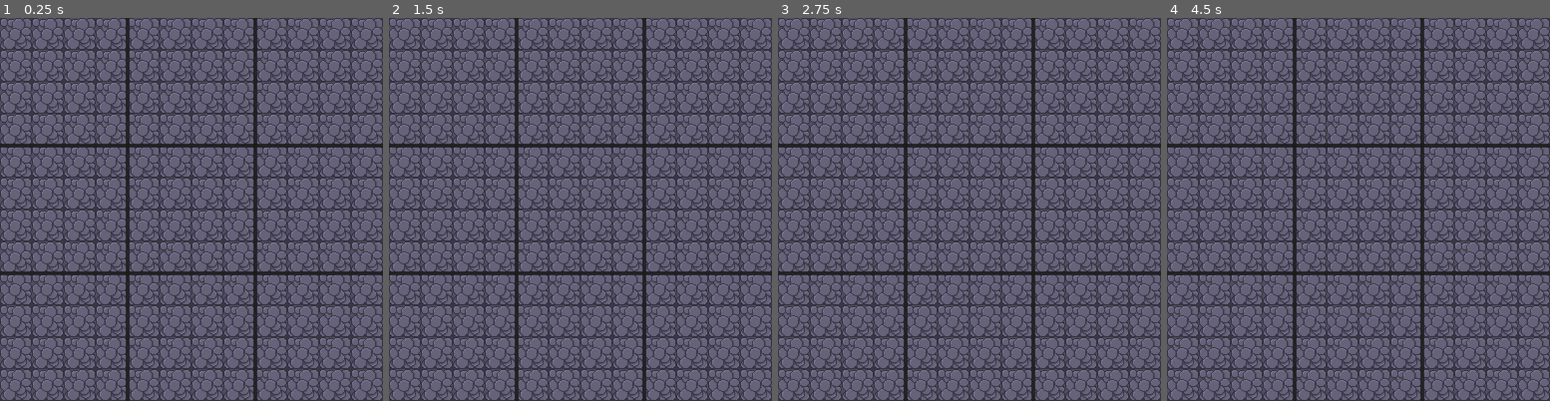
Above: before the commit, frames 1-4 (left to right).
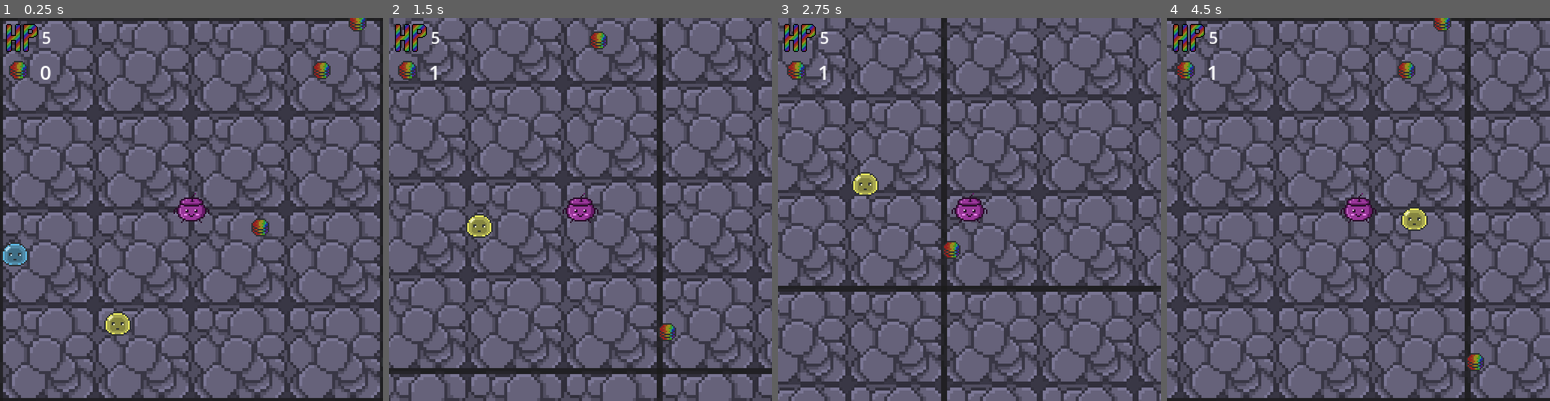
Above: after the commit, the same moments.

Repository: gilbertoknd/AI_For_Games
Game: Godot game, scene res://Scenes/mapa_1.tscn
Two runs of this game, one before a commit and one after it. Both use one fixed random seed, a clock stepped at 60 frames per second and the inputs below.
Inputs:
- Up to frame 1 (0.25 s): no input
- Up to frame 2 (1.5 s): hold Right (ui_right) 0.53-1.28 s; hold Down (ui_down) from 1.28 s (still down)
- Up to frame 3 (2.75 s): release Down (ui_down) at 2.03 s; hold Right (ui_right) from 2.03 s (still down)
- Up to frame 4 (4.5 s): release Right (ui_right) at 2.78 s; hold Up (ui_up) 2.78-3.53 s; hold Left (ui_left) from 3.53 s (still down)

The runs differ from the first frame. In frame 1, 63% of the frame differs, in the area x 0-100%, y 0-100%; in frame 2, 66%; in frame 3, 68%; in frame 4, 65%.

Commit message:
Jogabilidade okay
adicionando funcionalidade ao inimigo, interface de vida e itens para coletar

Diff:
--- /dev/null
+++ b/Atividade_I/Scenes/enemy.tscn
@@ -0,0 +1,37 @@
+[gd_scene load_steps=6 format=3 uid="uid://dov7ywfa22odu"]
+
+[ext_resource type="Script" uid="uid://bj0p5e0ymjchh" path="res://Scripts/enemy.gd" id="1_hghv2"]
+
+[sub_resource type="ImageTexture" id="ImageTexture_hghv2"]
+
+[sub_resource type="CircleShape2D" id="CircleShape2D_802xl"]
+
+[sub_resource type="CircleShape2D" id="CircleShape2D_skjeu"]
+
+[sub_resource type="RectangleShape2D" id="RectangleShape2D_hghv2"]
+size = Vector2(192, 192)
+
+[node name="Inimigo" type="CharacterBody2D" groups=["enemy"]]
+collision_layer = 2
+collision_mask = 2
+script = ExtResource("1_hghv2")
+
+[node name="Sprite2D" type="Sprite2D" parent="."]
+texture = SubResource("ImageTexture_hghv2")
+
+[node name="BodyCollision" type="CollisionShape2D" parent="."]
+shape = SubResource("CircleShape2D_802xl")
+
+[node name="Hit_Area2D" type="Area2D" parent="."]
+
+[node name="HitCollisionShape2D" type="CollisionShape2D" parent="Hit_Area2D"]
+shape = SubResource("CircleShape2D_skjeu")
+
+[node name="CampoDeVisao_Area2D" type="Area2D" parent="."]
+
+[node name="VisaoCollisionShape2D" type="CollisionShape2D" parent="CampoDeVisao_Area2D"]
+shape = SubResource("RectangleShape2D_hghv2")
+
+[connection signal="body_entered" from="Hit_Area2D" to="." method="_on_hit_area_2d_body_entered"]
+[connection signal="body_entered" from="CampoDeVisao_Area2D" to="." method="_on_campo_de_visao_area_2d_body_entered"]
+[connection signal="body_exited" from="CampoDeVisao_Area2D" to="." method="_on_campo_de_visao_area_2d_body_exited"]
--- /dev/null
+++ b/Atividade_I/Scenes/interface.tscn
@@ -0,0 +1,46 @@
+[gd_scene load_steps=4 format=3 uid="uid://bqe6saqks3cdy"]
+
+[ext_resource type="Script" uid="uid://bwcoc5cqrbse3" path="res://Scripts/interface.gd" id="1_j00uw"]
+[ext_resource type="Texture2D" uid="uid://bdqv320xrche8" path="res://Sprites/HP_Icon.png" id="2_wpqjx"]
+[ext_resource type="Texture2D" uid="uid://kkg86c8jam0b" path="res://Sprites/PrismaticCoin.png" id="3_x2tka"]
+
+[node name="Interface" type="CanvasLayer"]
+scale = Vector2(2, 2)
+transform = Transform2D(2, 0, 0, 2, 0, 0)
+script = ExtResource("1_j00uw")
+
+[node name="UI_VBoxContainer" type="VBoxContainer" parent="."]
+offset_left = 6.0
+offset_top = 4.0
+offset_right = 46.0
+offset_bottom = 63.0
+theme_override_constants/separation = 4
+
+[node name="HP_HBoxContainer" type="HBoxContainer" parent="UI_VBoxContainer"]
+layout_mode = 2
+
+[node name="HP_TextureRect" type="TextureRect" parent="UI_VBoxContainer/HP_HBoxContainer"]
+texture_filter = 1
+layout_mode = 2
+texture = ExtResource("2_wpqjx")
+stretch_mode = 2
+
+[node name="HP_Label" type="Label" parent="UI_VBoxContainer/HP_HBoxContainer"]
+texture_filter = 1
+layout_mode = 2
+
+[node name="Coins_HBoxContainer" type="HBoxContainer" parent="UI_VBoxContainer"]
+texture_filter = 1
+layout_mode = 2
+
+[node name="Coins_TextureRect" type="TextureRect" parent="UI_VBoxContainer/Coins_HBoxContainer"]
+texture_filter = 1
+layout_mode = 2
+size_flags_horizontal = 3
+texture = ExtResource("3_x2tka")
+stretch_mode = 4
+
+[node name="Coins_Label" type="Label" parent="UI_VBoxContainer/Coins_HBoxContainer"]
+texture_filter = 1
+layout_mode = 2
+theme_override_font_sizes/font_size = 20
--- /dev/null
+++ b/Atividade_I/Scenes/item.tscn
@@ -0,0 +1,19 @@
+[gd_scene load_steps=4 format=3 uid="uid://busxbhat320pm"]
+
+[ext_resource type="Script" uid="uid://dtos50jyb80xu" path="res://Scripts/item.gd" id="1_76mu4"]
+[ext_resource type="Texture2D" uid="uid://kkg86c8jam0b" path="res://Sprites/PrismaticCoin.png" id="1_ys0gr"]
+
+[sub_resource type="CircleShape2D" id="CircleShape2D_o0n4i"]
+radius = 5.0
+
+[node name="Item" type="Area2D" groups=["item"]]
+texture_filter = 1
+script = ExtResource("1_76mu4")
+
+[node name="Item_CollisionShape2D" type="CollisionShape2D" parent="."]
+shape = SubResource("CircleShape2D_o0n4i")
+
+[node name="Sprite2D" type="Sprite2D" parent="."]
+texture = ExtResource("1_ys0gr")
+
+[connection signal="body_entered" from="." to="." method="_on_body_entered"]
--- a/Atividade_I/Scenes/mapa_1.tscn
+++ b/Atividade_I/Scenes/mapa_1.tscn
@@ -1,8 +1,10 @@
-[gd_scene load_steps=11 format=4 uid="uid://c82fs62n5me8i"]
+[gd_scene load_steps=10 format=4 uid="uid://c82fs62n5me8i"]
 
 [ext_resource type="Texture2D" uid="uid://cjxg4gfwp3gw5" path="res://Sprites/PedraChao.png" id="1_g68pe"]
-[ext_resource type="Script" uid="uid://dx6627ts0sjhm" path="res://Scripts/player.gd" id="2_o0n4i"]
-[ext_resource type="Script" uid="uid://bj0p5e0ymjchh" path="res://Scripts/inimigo.gd" id="3_pru3k"]
+[ext_resource type="PackedScene" uid="uid://crvtbbw68d26e" path="res://Scenes/player.tscn" id="2_pru3k"]
+[ext_resource type="PackedScene" uid="uid://dov7ywfa22odu" path="res://Scenes/enemy.tscn" id="3_cckvs"]
+[ext_resource type="PackedScene" uid="uid://bqe6saqks3cdy" path="res://Scenes/interface.tscn" id="5_802xl"]
+[ext_resource type="Script" uid="uid://cj252kfrgid1h" path="res://Scripts/spawnner.gd" id="6_skjeu"]
 
 [sub_resource type="TileSetAtlasSource" id="TileSetAtlasSource_o0n4i"]
 texture = ExtResource("1_g68pe")
@@ -13,32 +15,41 @@
 tile_size = Vector2i(32, 32)
 sources/0 = SubResource("TileSetAtlasSource_o0n4i")
 
-[sub_resource type="CircleShape2D" id="CircleShape2D_pru3k"]
+[sub_resource type="RectangleShape2D" id="RectangleShape2D_cckvs"]
+size = Vector2(2, 768)
 
-[sub_resource type="CircleShape2D" id="CircleShape2D_cckvs"]
-
-[sub_resource type="CircleShape2D" id="CircleShape2D_802xl"]
-
-[sub_resource type="CircleShape2D" id="CircleShape2D_skjeu"]
-
-[sub_resource type="CircleShape2D" id="CircleShape2D_o0n4i"]
+[sub_resource type="RectangleShape2D" id="RectangleShape2D_802xl"]
+size = Vector2(768, 2)
 
 [node name="Mapa_1" type="Node2D"]
 texture_filter = 1
 
 [node name="TileMapLayer" type="TileMapLayer" parent="."]
+z_index = -2
 scale = Vector2(2, 2)
 tile_map_data = PackedByteArray("AAAAAAAAAAAAAAAAAAAAAAEAAAAAAAAAAAAAAAIAAAAAAAAAAAABAAAAAAAAAAAAAAABAAEAAAAAAAAAAAABAA …(2224 unchanged characters)…
 tile_set = SubResource("TileSet_q5pck")
 
-[node name="Divisoes" type="CanvasLayer" parent="."]
+[node name="Player" parent="." instance=ExtResource("2_pru3k")]
+position = Vector2(384, 384)
+
+[node name="Enemy" parent="." instance=ExtResource("3_cckvs")]
+position = Vector2(128, 364)
+
+[node name="Divisoes" type="Control" parent="."]
+z_index = -1
+layout_mode = 3
+anchors_preset = 0
+metadata/_edit_lock_ = true
 
 [node name="Linha1" type="ColorRect" parent="Divisoes"]
 self_modulate = Color(1, 1, 1, 0.784314)
-custom_minimum_size = Vector2(768, 8)
-offset_top = 252.0
+z_index = -1
+custom_minimum_size = Vector2(768, 4)
+layout_mode = 0
+offset_top = 254.0
 offset_right = 768.0
-offset_bottom = 260.0
+offset_bottom = 258.0
 pivot_offset = Vector2(0, 4)
 color = Color(0.103744, 0.103744, 0.103744, 1)
 metadata/_edit_group_ = true
@@ -46,66 +57,79 @@
 
 [node name="Linha2" type="ColorRect" parent="Divisoes"]
 self_modulate = Color(1, 1, 1, 0.784314)
-custom_minimum_size = Vector2(768, 8)
-offset_top = 508.0
+z_index = -1
+custom_minimum_size = Vector2(768, 4)
+layout_mode = 0
+offset_top = 510.0
 offset_right = 768.0
-offset_bottom = 516.0
+offset_bottom = 514.0
 pivot_offset = Vector2(0, 4)
 color = Color(0.103744, 0.103744, 0.103744, 1)
 metadata/_edit_group_ = true
 metadata/_edit_lock_ = true
 
-[node name="Coluna3" type="ColorRect" parent="Divisoes"]
+[node name="Coluna1" type="ColorRect" parent="Divisoes"]
 self_modulate = Color(1, 1, 1, 0.784314)
-custom_minimum_size = Vector2(8, 768)
-offset_left = 252.0
-offset_right = 260.0
+z_index = -1
+custom_minimum_size = Vector2(4, 768)
+layout_mode = 0
+offset_left = 254.0
+offset_right = 258.0
 offset_bottom = 768.0
 pivot_offset = Vector2(4, 0)
 color = Color(0.103744, 0.103744, 0.103744, 1)
 metadata/_edit_group_ = true
 metadata/_edit_lock_ = true
 
-[node name="Coluna4" type="ColorRect" parent="Divisoes"]
+[node name="Coluna2" type="ColorRect" parent="Divisoes"]
 self_modulate = Color(1, 1, 1, 0.784314)
-custom_minimum_size = Vector2(8, 768)
-offset_left = 508.0
-offset_right = 516.0
+z_index = -1
+custom_minimum_size = Vector2(4, 768)
+layout_mode = 0
+offset_left = 510.0
+offset_right = 514.0
 offset_bottom = 768.0
 pivot_offset = Vector2(4, 0)
 color = Color(0.103744, 0.103744, 0.103744, 1)
 metadata/_edit_group_ = true
 metadata/_edit_lock_ = true
 
-[node name="Player" type="CharacterBody2D" parent="."]
-script = ExtResource("2_o0n4i")
+[node name="Bordas" type="Node2D" parent="."]
+metadata/_edit_lock_ = true
 
-[node name="Player_Sprite2D" type="Sprite2D" parent="Player"]
+[node name="BordaEsquerda" type="StaticBody2D" parent="Bordas"]
+metadata/_edit_lock_ = true
+metadata/_edit_group_ = true
 
-[node name="Player_BodyCollisionShape2D" type="CollisionShape2D" parent="Player"]
-shape = SubResource("CircleShape2D_pru3k")
+[node name="CollisionShape2D" type="CollisionShape2D" parent="Bordas/BordaEsquerda"]
+position = Vector2(0, 384)
+shape = SubResource("RectangleShape2D_cckvs")
 
-[node name="Player_Area2D" type="Area2D" parent="Player"]
+[node name="BordaDireita" type="StaticBody2D" parent="Bordas"]
+metadata/_edit_lock_ = true
+metadata/_edit_group_ = true
 
-[node name="Player_AreaCollisionShape2D" type="CollisionShape2D" parent="Player/Player_Area2D"]
-shape = SubResource("CircleShape2D_cckvs")
+[node name="CollisionShape2D" type="CollisionShape2D" parent="Bordas/BordaDireita"]
+position = Vector2(768, 384)
+shape = SubResource("RectangleShape2D_cckvs")
 
-[node name="Inimigo" type="CharacterBody2D" parent="."]
-script = ExtResource("3_pru3k")
+[node name="BordaCima" type="StaticBody2D" parent="Bordas"]
+metadata/_edit_lock_ = true
+metadata/_edit_group_ = true
 
-[node name="Inimigo_Sprite2D" type="Sprite2D" parent="Inimigo"]
+[node name="CollisionShape2D" type="CollisionShape2D" parent="Bordas/BordaCima"]
+position = Vector2(384, 0)
+shape = SubResource("RectangleShape2D_802xl")
 
-[node name="Inimigo_BodyCollisionShape2D" type="CollisionShape2D" parent="Inimigo"]
-shape = SubResource("CircleShape2D_802xl")
+[node name="BordaBaixo" type="StaticBody2D" parent="Bordas"]
+metadata/_edit_lock_ = true
+metadata/_edit_group_ = true
 
-[node name="Inimigo_Area2D" type="Area2D" parent="Inimigo"]
+[node name="CollisionShape2D" type="CollisionShape2D" parent="Bordas/BordaBaixo"]
+position = Vector2(384, 768)
+shape = SubResource("RectangleShape2D_802xl")
 
-[node name="Inimigo_CollisionShape2D" type="CollisionShape2D" parent="Inimigo/Inimigo_Area2D"]
-shape = SubResource("CircleShape2D_skjeu")
+[node name="Interface" parent="." instance=ExtResource("5_802xl")]
 
-[node name="ItensSpawn" type="Node2D" parent="."]
-
-[node name="Item" type="Area2D" parent="ItensSpawn"]
-
-[node name="Item_CollisionShape2D" type="CollisionShape2D" parent="ItensSpawn/Item"]
-shape = SubResource("CircleShape2D_o0n4i")
+[node name="Spawnner" type="Node2D" parent="."]
+script = ExtResource("6_skjeu")
--- /dev/null
+++ b/Atividade_I/Scenes/player.tscn
@@ -0,0 +1,27 @@
+[gd_scene load_steps=5 format=3 uid="uid://crvtbbw68d26e"]
+
+[ext_resource type="Script" uid="uid://dx6627ts0sjhm" path="res://Scripts/player.gd" id="1_cvnsp"]
+[ext_resource type="Texture2D" uid="uid://c2k17mhomhon" path="res://Sprites/MainCharacter.png" id="2_6t5aa"]
+
+[sub_resource type="CircleShape2D" id="CircleShape2D_pru3k"]
+radius = 8.0
+
+[sub_resource type="CircleShape2D" id="CircleShape2D_cckvs"]
+radius = 8.0
+
+[node name="Player" type="CharacterBody2D" groups=["player"]]
+script = ExtResource("1_cvnsp")
+
+[node name="Camera2D" type="Camera2D" parent="."]
+zoom = Vector2(3, 3)
+
+[node name="Player_Sprite2D" type="Sprite2D" parent="."]
+texture = ExtResource("2_6t5aa")
+
+[node name="Player_BodyCollisionShape2D" type="CollisionShape2D" parent="."]
+shape = SubResource("CircleShape2D_pru3k")
+
+[node name="Player_Area2D" type="Area2D" parent="."]
+
+[node name="Player_AreaCollisionShape2D" type="CollisionShape2D" parent="Player_Area2D"]
+shape = SubResource("CircleShape2D_cckvs")
--- /dev/null
+++ b/Atividade_I/Scripts/enemy.gd
@@ -0,0 +1,39 @@
+extends CharacterBody2D
+
+@export var speed: float = 60.0
+@export var damage: int = 1
+
+var skins: Array[Texture2D] = [
+	preload("res://Sprites/SlimeAmarelo.png"),
+	preload("res://Sprites/SlimeAzul.png"),
+	preload("res://Sprites/SlimeVermelho.png")
+]
+
+var player: Node2D = null
+
+func _ready() -> void:
+	if skins.size() > 0:
+		$Sprite2D.texture = skins[randi_range(0, skins.size() - 1)]
+
+func _physics_process(delta: float) -> void:
+	if player:
+		var direction = (player.global_position - global_position).normalized()
+		velocity = direction * speed
+	else:
+		velocity = Vector2.ZERO
+
+	move_and_slide()
+
+func _on_campo_de_visao_area_2d_body_entered(body: Node2D) -> void:
+	if body.is_in_group("player"):
+		player = body
+
+func _on_campo_de_visao_area_2d_body_exited(body: Node2D) -> void:
+	if body == player:
+		player = null
+
+
+func _on_hit_area_2d_body_entered(body: Node2D) -> void:
+	if body.is_in_group("player"):
+		if body.has_method("take_damage"):
+			body.take_damage(damage)
--- /dev/null
+++ b/Atividade_I/Scripts/global.gd
@@ -0,0 +1,4 @@
+extends Node
+
+var prismatic_coins = 0
+var player_health = 5
--- a/Atividade_I/Scripts/inimigo.gd
+++ /dev/null
@@ -1 +0,0 @@
-extends CharacterBody2D
--- /dev/null
+++ b/Atividade_I/Scripts/interface.gd
@@ -0,0 +1,5 @@
+extends CanvasLayer
+
+func _physics_process(delta: float) -> void:
+	$UI_VBoxContainer/HP_HBoxContainer/HP_Label.text = "%d" % Global.player_health
+	$UI_VBoxContainer/Coins_HBoxContainer/Coins_Label.text = " %d" % Global.prismatic_coins
--- /dev/null
+++ b/Atividade_I/Scripts/item.gd
@@ -0,0 +1,9 @@
+extends Area2D
+
+var player: Node2D = null
+
+func _on_body_entered(body: Node2D) -> void:
+	if body.is_in_group("player"):
+		player = body
+		Global.prismatic_coins += 1
+		queue_free()
--- a/Atividade_I/Scripts/player.gd
+++ b/Atividade_I/Scripts/player.gd
@@ -1 +1,33 @@
 extends CharacterBody2D
+
+@export var speed: float = 100.0
+@export var hp: int = 5
+
+func _physics_process(delta: float) -> void:
+	var direction = Vector2.ZERO
+
+	if Input.is_action_pressed("ui_right"):
+		direction.x += 1
+	if Input.is_action_pressed("ui_left"):
+		direction.x -= 1
+	if Input.is_action_pressed("ui_down"):
+		direction.y += 1
+	if Input.is_action_pressed("ui_up"):
+		direction.y -= 1
+
+	direction = direction.normalized()
+
+	velocity = direction * speed
+	move_and_slide()
+
+func take_damage(amount: int) -> void:
+	hp -= amount
+	Global.player_health = hp
+	print("Tomou dano, vida q falta: ", hp)
+
+	if hp <= 0:
+		die()
+
+func die() -> void:
+	print("Morreu zé")
+	queue_free()
--- /dev/null
+++ b/Atividade_I/Scripts/spawnner.gd
@@ -0,0 +1,27 @@
+extends Node2D
+
+@export var map_size: Vector2 = Vector2(768, 768)
+@export var item_scenes: Array[PackedScene] = [preload("res://Scenes/item.tscn")]
+@export var enemy_scenes: Array[PackedScene] = [preload("res://Scenes/enemy.tscn")]
+@export var num_items: int = 10
+@export var num_enemies: int = 15
+
+func _ready() -> void:
+	spawn_initial(item_scenes, num_items)
+	spawn_initial(enemy_scenes, num_enemies)
+
+func spawn_initial(scene_list: Array[PackedScene], count: int) -> void: #Cena do objeto pra spawnar e quantidade
+	if scene_list.is_empty():
+		return
+
+	for i in count:
+		var scene = scene_list[randi_range(0, scene_list.size() - 1)]
+		var instance = scene.instantiate()
+
+		var pos = Vector2(
+			randi_range(0, map_size.x),
+			randi_range(0, map_size.y)
+		)
+
+		instance.position = pos
+		add_child(instance)
--- a/Atividade_I/project.godot
+++ b/Atividade_I/project.godot
@@ -16,6 +16,10 @@
 config/features=PackedStringArray("4.4", "Forward Plus")
 run/max_fps=60
 config/icon="res://icon.svg"
+
+[autoload]
+
+Global="*res://Scripts/global.gd"
 
 [display]
 
Renamed: Atividade_I/Scripts/inimigo.gd.uid -> Atividade_I/Scripts/enemy.gd.uid
Not shown, added: Atividade_I/Scripts/global.gd.uid
Not shown, added: Atividade_I/Scripts/interface.gd.uid
Not shown, added: Atividade_I/Scripts/item.gd.uid
Not shown, added: Atividade_I/Scripts/spawnner.gd.uid
Binary file added: Atividade_I/Sprites/BoxStealth.png
Not shown, added: Atividade_I/Sprites/BoxStealth.png.import
Binary file added: Atividade_I/Sprites/HP_Icon.png
Not shown, added: Atividade_I/Sprites/HP_Icon.png.import
Binary file added: Atividade_I/Sprites/MainCharacter.png
Not shown, added: Atividade_I/Sprites/MainCharacter.png.import
Binary file added: Atividade_I/Sprites/PrismaticCoin.png
(and 7 more such lines)
